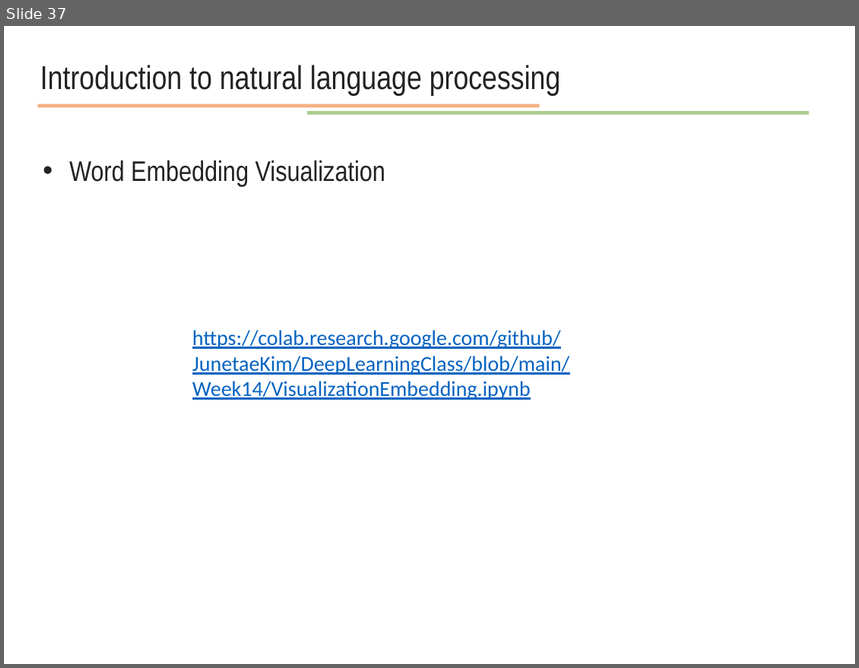
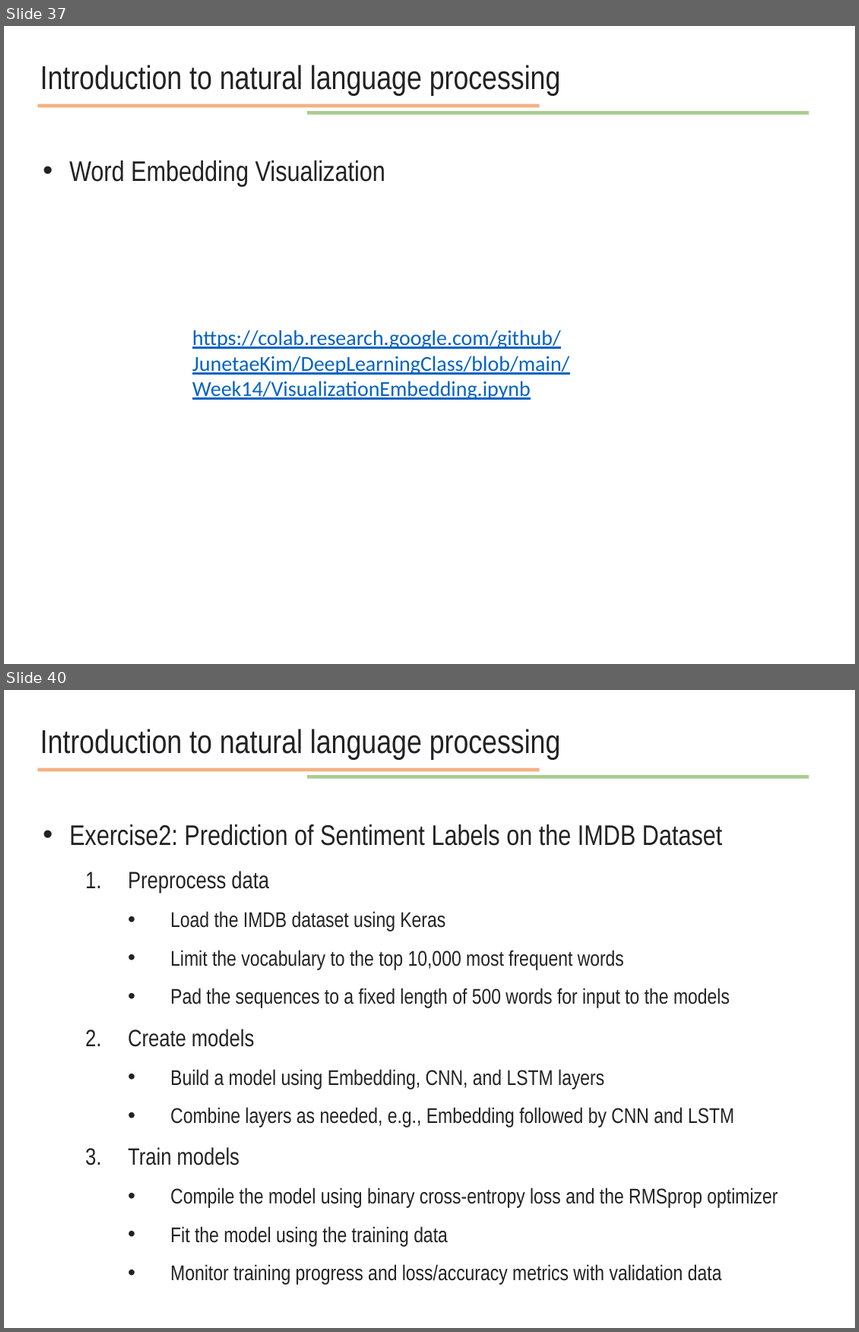
Before and after one commit to JunetaeKim/DeepLearningClass, a slide deck: Week14/week14 natural language processing.pptx. Shown one above the other, each under a label of ours: slide 37 before the commit, slides 37 and 40 after it; the slides between them are not shown. The pictures are 859x668 and 859x1332 pixels, drawn with LibreOffice and Linux fonts; fonts in the diff are those of the drawing. Boxes give left, top, right and bottom in pixels: in the first picture for what was removed or moved away, otherwise in the second. Text is boxed around its words. In the diff, an @@ line names an element or a change of style, - is before the commit and + after.

```diff
--- a/Week14/week14 natural language processing.pptx
+++ b/Week14/week14 natural language processing.pptx
@@ slide 40 added at box(4, 690, 855, 1328), background #FFFFFF @@
@@ text added at box(40, 729, 561, 760), 28 pt, text #222222 @@
+Introduction to natural language processing
@@ line added from (38, 770) to (539, 770), #ED7D31 3 pt @@
@@ line added from (307, 777) to (810, 777), #70AD47 3 pt @@
@@ text added at box(69, 825, 778, 1285), 18 pt, text #222222 @@
+• Exercise2: Prediction of Sentiment Labels on the IMDB Dataset
+  1. Preprocess data
+    • Load the IMDB dataset using Keras
+    • Limit the vocabulary to the top 10,000 most frequent words
+    • Pad the sequences to a fixed length of 500 words for input to the models
+  2. Create models
+    • Build a model using Embedding, CNN, and LSTM layers
+    • Combine layers as needed, e.g., Embedding followed by CNN and LSTM
+  3. Train models
+    • Compile the model using binary cross-entropy loss and the RMSprop optimizer
+    • Fit the model using the training data
+    • Monitor training progress and loss/accuracy metrics with validation data
```
Also in this commit, not shown: 7 other slides added, 1 other file.
